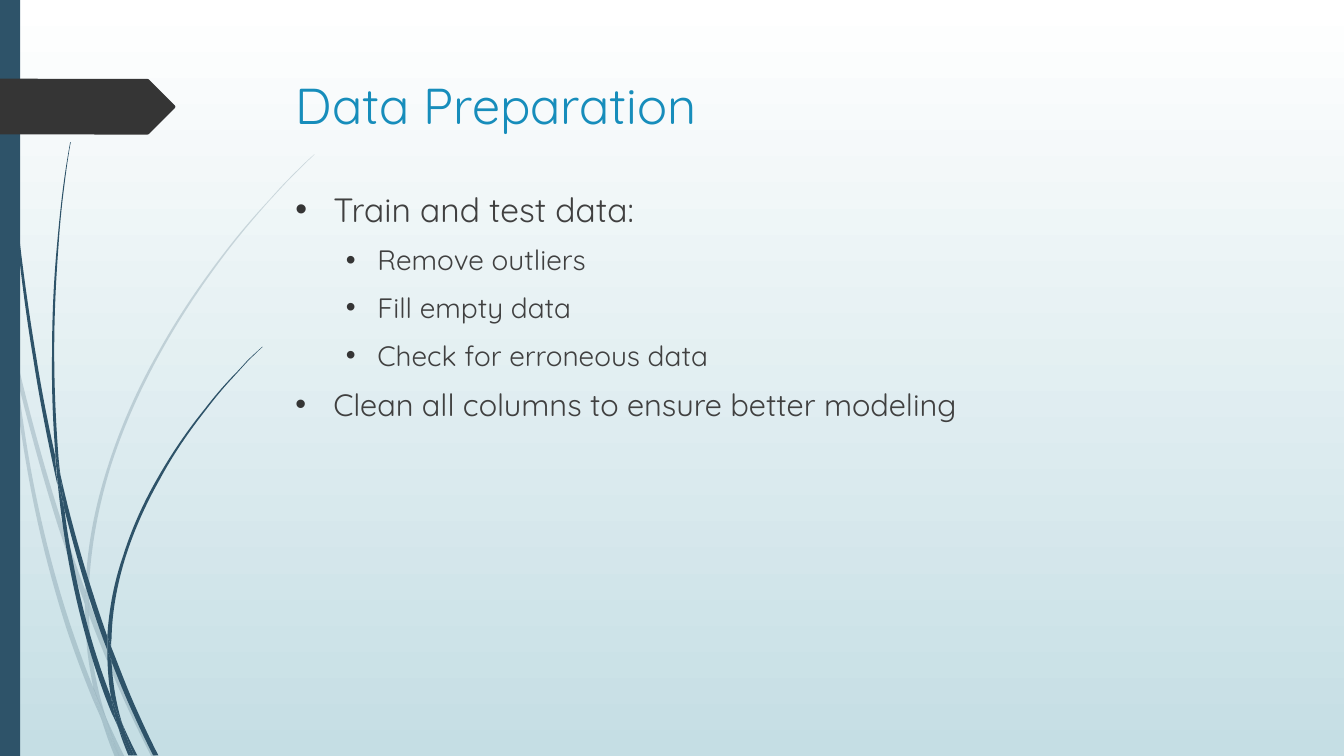
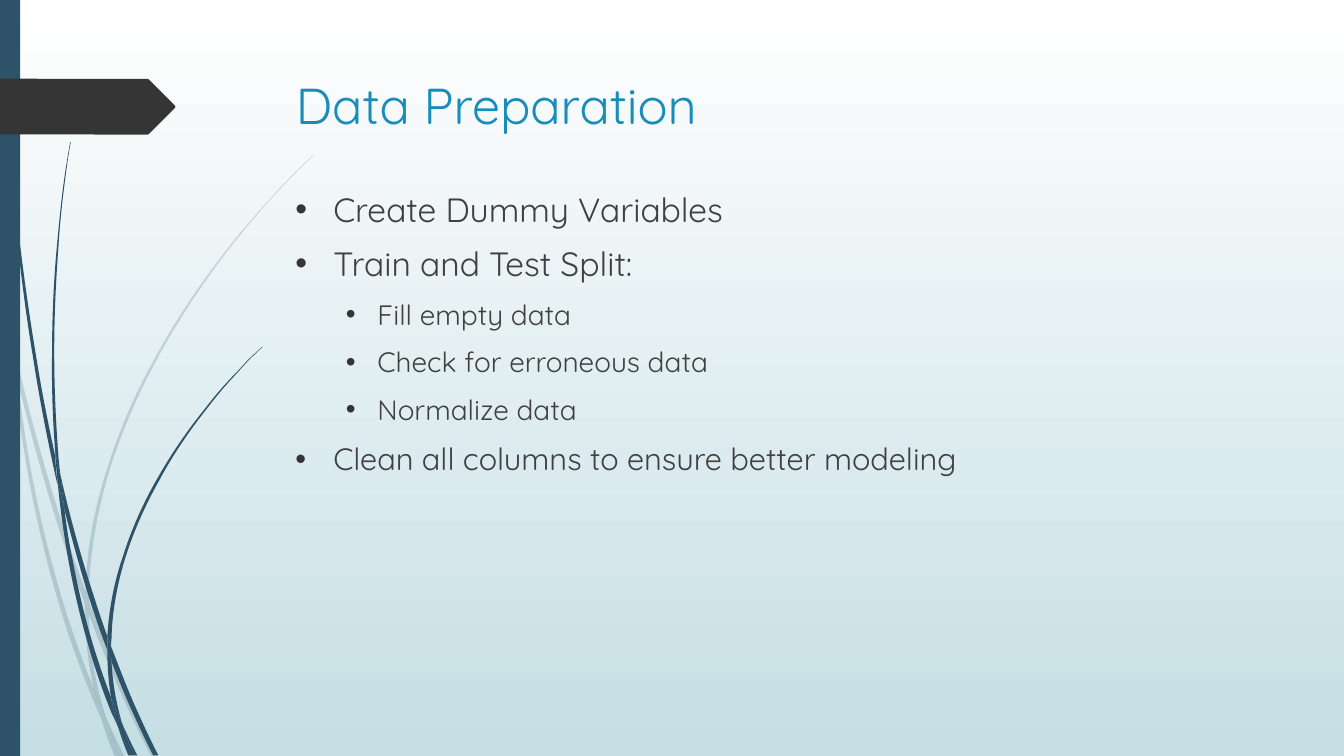
Before and after one commit to justingrisanti/dsc-phase-3-project, a slide deck: slide 7 of Module 3 Final Project Presentation.pptx (slide 5 before the commit). Drawn at 1344x756 pixels with LibreOffice and Linux fonts; fonts in the diff are those of the drawing. Boxes give left, top, right and bottom in pixels: in the first picture for what was removed or moved away, otherwise in the second. Text is boxed around its words. In the diff, an @@ line names an element or a change of style, - is before the commit and + after.

```diff
--- a/Module 3 Final Project Presentation.pptx
+++ b/Module 3 Final Project Presentation.pptx
@@ text at bbox=[333, 197, 723, 283]: text changed @@
-• Train and test data:
-  • Remove outliers
+• Create Dummy Variables
+• Train and Test Split:
@@ text at bbox=[377, 399, 577, 421]: paragraph added @@
+  • Normalize data
```
Also in this commit, not shown: 4 other slides changed, 9 slides added, 8 slides removed, 9 other files.
